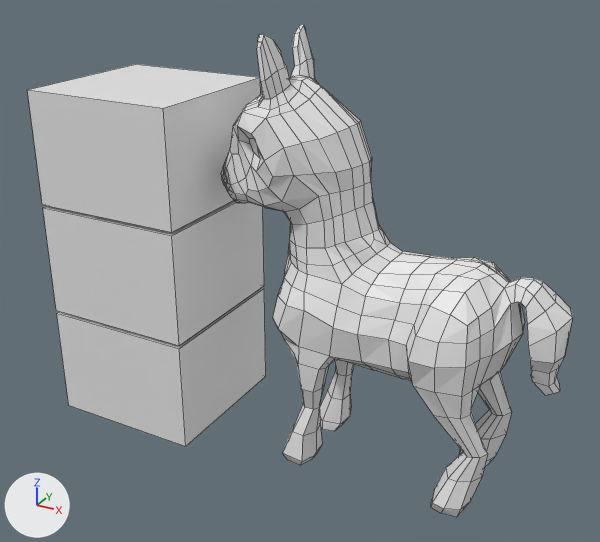
Before and after pictures for a commit that changed the Blender file Blender/UNITY_BittyHorse.blend.
The view is the same before and after, from a 50 mm lens placed at (3.9, -8.1, 6.41), pointed at (-0.51, -0.1, 2.41). Lighting does not change. The marker at lower left points along +X, +Y and +Z. Mesh edges are drawn as thin lines.
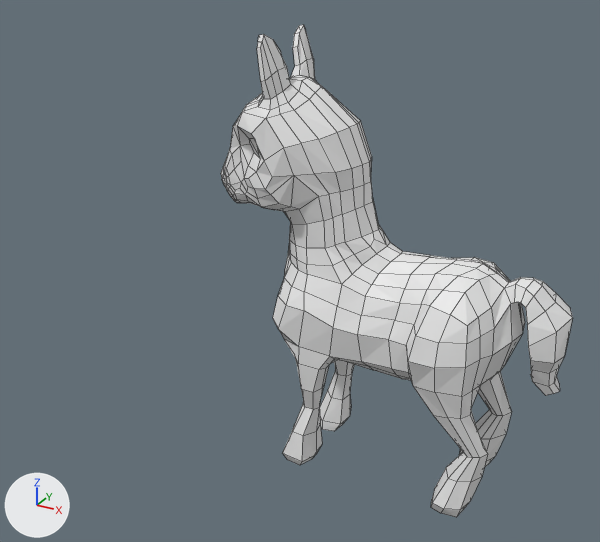
Location of each change, (x1, y1, x2, y2) in pixels of the pictures (600 x 542 px):
'Cube.003', hidden
    before: (27, 64, 260, 232)
'Cube.002', hidden
    before: (43, 200, 264, 346)
'Cube.001', hidden
    before: (57, 288, 266, 446)
part 1 of me_cube_001, built on
    both: (221, 113, 318, 212)

The edits, one by one:
me_cube_001 is used by ob_cube; location (0.0, 0.0, 0.0).
me_cube_001 had 453 vertices, 396 faces and spanned x -1.57..2.66, y -0.05..0.86, z 0.03..5.18.
me_cube_001 now has 469 vertices, 434 faces and spans x -1.57..2.66, y -0.05..0.86, z 0.03..5.18.
Part 1, on me_cube_001:
21 vertices are removed from x -1.47..-0.78, y 0.1..0.5, z 3.15..3.98.
47 faces are deleted.
5 vertices move from x -1.44..-0.48, y 0.22..0.67, z 3.43..3.74 to x -1.43..-0.38, y 0.22..0.68, z 3.38..3.74.
37 vertices are added at x -1.51..-0.48, y 0.0..0.66, z 3.15..3.91.
85 new faces join them.
Object 'Cube.001' (ob_cube_001) is now hidden.
Object 'Cube.002' (ob_cube_002) is now hidden.
Object 'Cube.003' (ob_cube_003) is now hidden.
